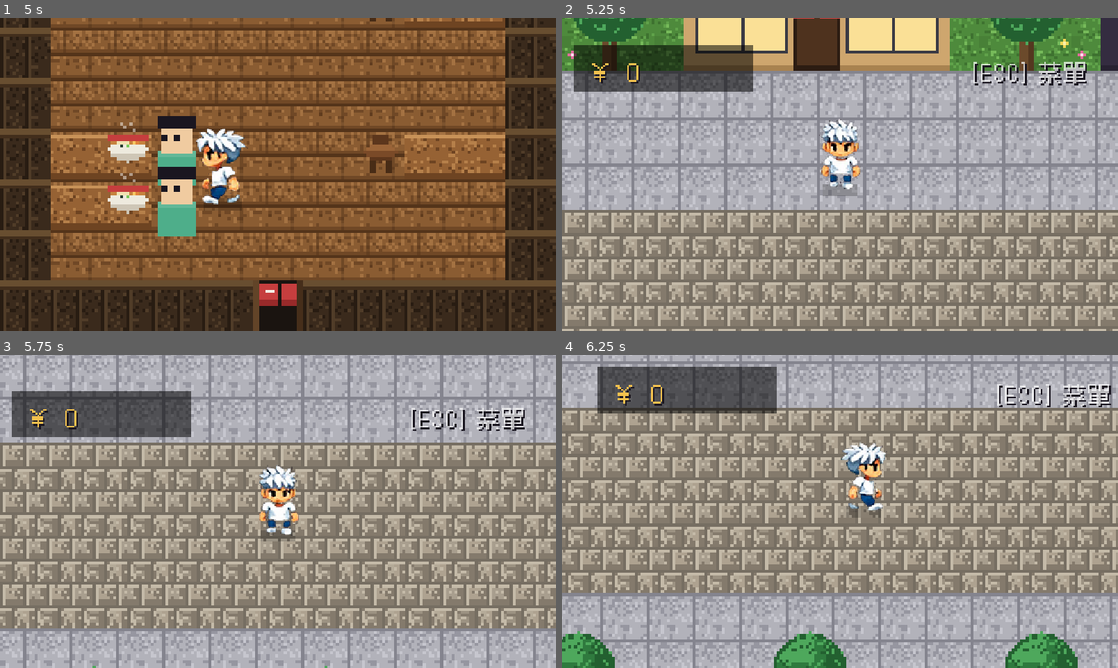
Above: before the commit, frames 1-4 (two rows, left to right).
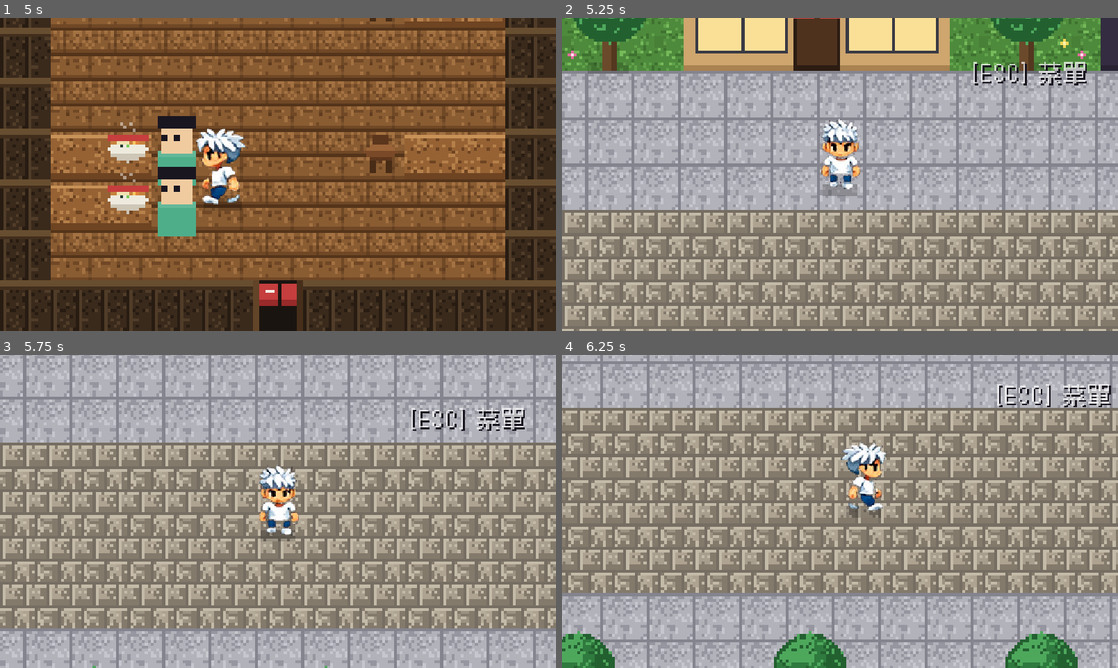
Above: after the commit, the same moments.

Repository: meloalright/ramen-ya
Game: Godot game, scene res://scenes/Main.tscn
The game is run twice, just before and just after one commit, with the same random seed, the same clock (stepped at 60 frames per second) and the same inputs. This scene is started directly instead of the project's main scene.
Inputs (mouse positions are in pixels of both pictures, inside the frame that each line leads up to):
- Up to frame 1 (5 s): tap Enter at 0.5, 1.35 s; move the mouse to (400, 158) at 0.52 s; hold D 0.53-1.28 s; tap M at 0.6 s; click (400, 158) at 0.67 s; tap Space at 0.77, 1.52, 3.02, 3.77, 4.52 s; move the mouse to (166, 190) at 1.27 s; hold S 1.28-2.03 s; move the mouse to (333, 105) at 2.02 s; hold D 2.03-2.78 s; tap R at 2.1 s; move the mouse to (250, 237) at 2.77 s; hold W 2.78-3.53 s; tap C at 2.85 s; click (250, 237) at 2.92 s; move the mouse to (444, 221) at 3.52 s; hold A from 3.53 s (still down); tap 0 at 3.6 s; move the mouse to (111, 127) at 4.27 s; tap E at 4.35 s
- Up to frame 2 (5.25 s): move the mouse to (867, 174) at 5.02 s; release A at 5.03 s; hold S from 5.03 s (still down); tap M at 5.1 s; click (867, 174) at 5.17 s
- Up to frame 3 (5.75 s): keep holding S
- Up to frame 4 (6.25 s): move the mouse to (756, 433) at 5.77 s; release S at 5.78 s; hold D from 5.78 s (still down); tap Enter at 5.85 s; tap Space at 6.02 s

Frame 1 is identical in both runs. In frame 2, 4.8% of the frame differs, in the area x 2-35%, y 8-24%; in frame 3, 4.7%; in frame 4, 4.8%.

Commit message:
feat: pivot to a hands-on craft game (not management)
Per direction change — focus on the tactile act of making ramen, not a
money/management loop:
- 麵鍋 now COOKS: drop a portion, watch the boil gauge, and lift it in the
  green window (too early = raw, too late = overcooked); the bowl carries
  the noodle quality
- de-pressure: removed money, reputation/game-over and the day timer.
  Customers wander off penalty-free; serving gives a 品相 (quality) note
  instead of tips. HUD is just '今日已做 N 碗'
- disabled the upgrade-store entrance and the coin HUD in the overworld
- design doc updated to the craft direction

Co-Authored-By: Claude Opus 4.8 (1M context) <noreply@anthropic.com>

Diff:
--- a/scripts/Main.gd
+++ b/scripts/Main.gd
@@ -79,7 +79,15 @@
 # the bowl being assembled + what we're currently holding
 var bowl := {}
 var held: String = ""              # "" or soup/noodles/beef/scallion/cilantro/chili
+var held_q := ""                   # quality of held noodles: raw / ok / over
+var bowl_nq := ""                  # noodle quality placed in the bowl
 var mouse_pos := Vector2(W / 2.0, H / 2.0)
+
+# 麵鍋 cooking: you must boil a portion and lift it at the right moment
+var noodle_state := "empty"        # empty / cooking
+var noodle_t := 0.0
+const COOK_READY := 3.0            # perfect window opens
+const COOK_OVER := 4.8             # ... and closes (after this it's overcooked)
 
 # stations: {item, name, rect, cx}
 var stations: Array = []
@@ -170,6 +178,8 @@
 		"scallion": false, "cilantro": false, "chili": false,
 	}
 	held = ""
+	held_q = ""
+	bowl_nq = ""
 
 
 # =====================================================================
@@ -178,6 +188,9 @@
 func _process(delta: float) -> void:
 	if flash > 0.0:
 		flash = max(0.0, flash - delta)
+
+	if noodle_state == "cooking":
+		noodle_t = min(8.0, noodle_t + delta)
 
 	chef_anim += delta
 	if chef_anim > 0.22:
@@ -198,17 +211,11 @@
 
 
 func _update_play(delta: float) -> void:
-	day_time -= delta
-	if day_time <= 0.0:
-		day_time = 0.0
-		_end_game()
-		return
-
+	# relaxed craft: customers keep coming, no day timer, no fail state
 	spawn_timer -= delta
 	if spawn_timer <= 0.0:
 		_try_spawn()
-		spawn_interval = max(2.0, 4.0 - served * 0.12)
-		spawn_timer = spawn_interval
+		spawn_timer = 5.0
 
 	for i in SEATS:
 		var c = customers[i]
@@ -216,14 +223,9 @@
 			continue
 		c.patience -= delta
 		if c.patience <= 0.0:
-			_spawn_float(Vector2(seat_x[i], 70), "生氣走了！", COL_RED)
+			# they wander off on their own — no penalty, just make room
+			_spawn_float(Vector2(seat_x[i], 70), "先走啦～", COL_YELLOW)
 			customers[i] = null
-			reputation -= 1
-			flash = 0.25
-			flash_col = COL_RED
-			if reputation <= 0:
-				_end_game()
-				return
 
 
 func _try_spawn() -> void:
@@ -243,7 +245,7 @@
 	var wants := {}
 	for k in TOP_ORDER:
 		wants[k] = (randi() % 2 == 0)
-	var pat := 22.0 + Game.up_patience * 5.0
+	var pat := 45.0          # generous — no rush, it's about doing it well
 	return { "wants": wants, "patience": pat, "max_patience": pat, "face": randi() % 4 }
 
 
@@ -295,11 +297,43 @@
 		_place_into_bowl()
 		return
 
-	# pick up from a station
+	# pick up from a station (麵鍋 is special — you cook then lift)
 	for s in stations:
 		if s.rect.has_point(p):
-			held = s.item
+			if s.item == "noodles":
+				_noodle_pot_click(s.cx)
+			else:
+				held = s.item
+				held_q = ""
 			return
+
+
+func _noodle_pot_click(cx: float) -> void:
+	if held == "noodles":
+		return
+	if held != "":
+		_spawn_float(Vector2(cx, 168), "手上拿著東西", COL_YELLOW)
+		return
+	if noodle_state == "empty":
+		noodle_state = "cooking"
+		noodle_t = 0.0
+		_spawn_float(Vector2(cx, 168), "下麵煮！", COL_GREEN)
+	else:
+		# lift the noodles — quality depends on the timing
+		held = "noodles"
+		held_q = _noodle_quality()
+		noodle_state = "empty"
+		noodle_t = 0.0
+		var msg := "剛剛好！" if held_q == "ok" else ("還太生" if held_q == "raw" else "煮過頭")
+		_spawn_float(Vector2(cx, 156), "提起 " + msg, COL_GREEN if held_q == "ok" else COL_YELLOW)
+
+
+func _noodle_quality() -> String:
+	if noodle_t < COOK_READY:
+		return "raw"
+	if noodle_t <= COOK_OVER:
+		return "ok"
+	return "over"
 
 
 func _place_into_bowl() -> void:
@@ -310,9 +344,12 @@
 		_spawn_float(Vector2(240, 130), "已經放過了", COL_YELLOW)
 	else:
 		bowl[held] = true
+		if held == "noodles":
+			bowl_nq = held_q
 		var label := _item_name(held)
 		_spawn_float(Vector2(240, 126), "放入 " + label, COL_GREEN)
 	held = ""
+	held_q = ""
 
 
 func _serve() -> void:
@@ -324,31 +361,26 @@
 		_spawn_float(Vector2(240, 150), "還沒做好！", COL_YELLOW)
 		return
 
-	if _matches(c):
-		var want_n := 0
-		for k in TOP_ORDER:
-			if c.wants[k]:
-				want_n += 1
-		var tip: int = 60 + int(round(c.patience / c.max_patience * 50.0)) + 12 * want_n
-		tip = int(round(tip * (1.0 + Game.up_tip * 0.15)))
-		money += tip
-		served += 1
-		Game.add_coins(tip)                 # bank into the persistent wallet
-		_spawn_float(Vector2(seat_x[selected_seat], 60), "+" + str(tip), COL_GREEN)
-		flash = 0.2
-		flash_col = COL_GREEN
+	if not _matches(c):
+		# wrong toppings — let the player try again, no penalty
+		_spawn_float(Vector2(seat_x[selected_seat], 60), "配料不對…", COL_YELLOW)
+		flash = 0.18
+		flash_col = COL_YELLOW
+		return
+
+	# served! the bowl's quality is judged on the noodles' doneness
+	served += 1
+	var sx: int = seat_x[selected_seat]
+	if bowl_nq == "ok":
+		_spawn_float(Vector2(sx, 56), "完美的一碗！★", COL_GREEN)
+	elif bowl_nq == "raw":
+		_spawn_float(Vector2(sx, 56), "好吃，但麵有點生", COL_YELLOW)
 	else:
-		money = max(0, money - 30)
-		reputation -= 1
-		Game.add_coins(-30)
-		_spawn_float(Vector2(seat_x[selected_seat], 60), "錯了！ -30", COL_RED)
-		flash = 0.25
-		flash_col = COL_RED
-
+		_spawn_float(Vector2(sx, 56), "好吃,下次麵別煮太久", COL_YELLOW)
+	flash = 0.2
+	flash_col = COL_GREEN
 	customers[selected_seat] = null
 	_reset_bowl()
-	if reputation <= 0:
-		_end_game()
 
 
 func _base_ok() -> bool:
@@ -377,15 +409,12 @@
 # =====================================================================
 func _start_game() -> void:
 	state = State.PLAY
-	money = 0
 	served = 0
-	reputation = 3
-	day_len = 120.0 + Game.up_day * 20.0
-	day_time = day_len
 	spawn_timer = 0.8
-	spawn_interval = 4.0
 	selected_seat = 0
 	customers = [null, null, null]
+	noodle_state = "empty"
+	noodle_t = 0.0
 	_reset_bowl()
 	float_texts.clear()
 
@@ -468,17 +497,8 @@
 
 func _draw_hud() -> void:
 	draw_rect(Rect2(0, 0, W, 22), COL_INK)
-	_text("￥ " + str(money), Vector2(8, 16), 13, COL_YELLOW)
-	_text("賣出 " + str(served), Vector2(150, 16), 11, COL_WHITE)
-	_text("信譽", Vector2(250, 16), 11, COL_WHITE)
-	for i in 3:
-		var c := COL_RED if i < reputation else Color("44333a")
-		draw_rect(Rect2(286 + i * 14, 5, 11, 11), c)
-	_text("時間", Vector2(338, 16), 10, COL_WHITE)
-	var bw := 110
-	draw_rect(Rect2(372, 6, bw, 10), COL_PANEL)
-	var frac: float = clamp(day_time / day_len, 0.0, 1.0)
-	draw_rect(Rect2(372, 6, int(bw * frac), 10), COL_GREEN)
+	_text("拉麵屋 · 親手做一碗", Vector2(8, 16), 11, COL_YELLOW)
+	_text("今日已做 " + str(served) + " 碗", Vector2(W - 130, 16), 11, COL_WHITE)
 
 
 func _draw_seat(i: int) -> void:
@@ -583,6 +603,26 @@
 				_draw_ing_bowl(Vector2(cx, top + 14), C_BEEF, C_BEEF_HI)
 			_:
 				_draw_ing_bowl(Vector2(cx, top + 14), TOPPING[s.item].col, TOPPING[s.item].col.lightened(0.25))
+	# 麵鍋 boil gauge — green window = the moment to lift
+	if s.item == "noodles" and noodle_state == "cooking":
+		var gx := r.position.x + 6
+		var gw := r.size.x - 12
+		var gy := r.position.y + 2
+		draw_rect(Rect2(gx, gy, gw, 5), COL_INK)
+		# ready window band
+		var rx0 := gx + gw * (COOK_READY / 8.0)
+		var rx1 := gx + gw * (COOK_OVER / 8.0)
+		draw_rect(Rect2(rx0, gy, rx1 - rx0, 5), Color(0.37, 0.68, 0.37, 0.5))
+		var frac: float = clamp(noodle_t / 8.0, 0.0, 1.0)
+		var gc := COL_YELLOW
+		if noodle_t >= COOK_READY and noodle_t <= COOK_OVER:
+			gc = COL_GREEN
+		elif noodle_t > COOK_OVER:
+			gc = COL_RED
+		draw_rect(Rect2(gx, gy, gw * frac, 5), gc)
+		if noodle_t >= COOK_READY and int(flash * 0 + Engine.get_frames_drawn() / 12) % 2 == 0:
+			_text("提起!", Vector2(cx, r.position.y + 30), 9,
+				COL_GREEN if noodle_t <= COOK_OVER else COL_RED, HORIZONTAL_ALIGNMENT_CENTER)
 	_text(s.name, Vector2(cx, r.position.y + r.size.y - 3), 9, COL_WHITE, HORIZONTAL_ALIGNMENT_CENTER)
 
 
--- a/scripts/World.gd
+++ b/scripts/World.gd
@@ -184,7 +184,7 @@
 	var variants := ["bldg1", "bldg2", "bldg3", "bldg2", "bldg3", "bldg1"]
 	var ramen_slot := 2
 	var tower_slot := 3                       # the 紫金大廈, right of the ramen shop
-	var store_slot := 1                       # the 升級商店, left of the ramen shop
+	var store_slot := -1                      # (upgrade store disabled — craft focus, not management)
 	for i in slots.size():
 		var sx: int = slots[i]
 		for yy in range(ft, ft + 4):
@@ -457,10 +457,8 @@
 	elif near_store:
 		_draw_hint("[E] 升級")
 
-	# screen-space HUD pinned to the top-left of the view
+	# screen-space hint pinned to the top-right of the view
 	var vtl: Vector2 = cam.position - get_viewport_rect().size / (2.0 * cam.zoom)
-	draw_rect(Rect2(vtl.x + 4, vtl.y + 4, 62, 16), Color(0, 0, 0, 0.55))
-	_wtext("￥ " + str(Game.coins), vtl + Vector2(9, 16), 9, C_YELLOW)
 	_wtext("[ESC] 菜單", vtl + Vector2(get_viewport_rect().size.x / cam.zoom.x - 50, 16), 8, Color(1, 1, 1, 0.7))
 
 
Binary file changed: assets/fonts/zpix.ttf
Not shown, changed: docs/核心理念.md
